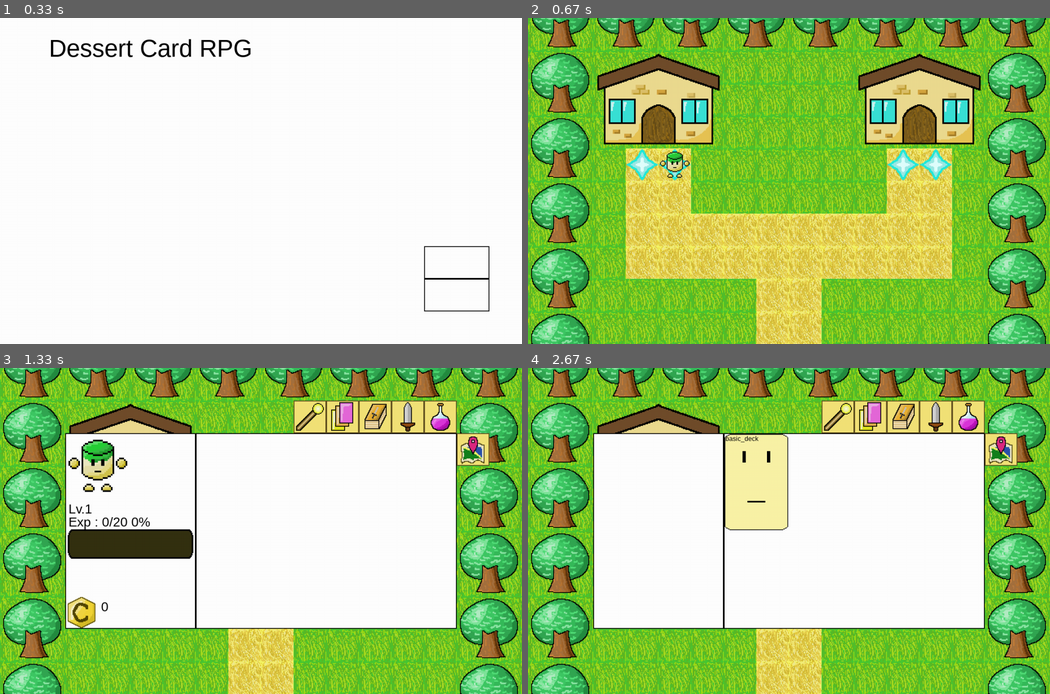
Above: before the commit, frames 1-4 (two rows, left to right).
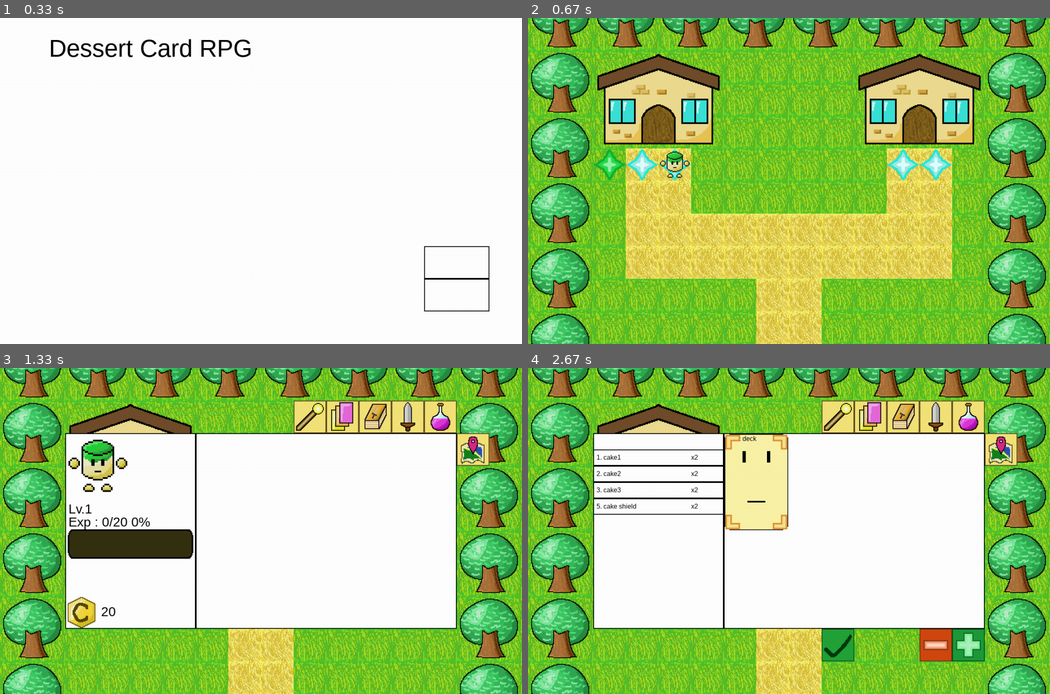
Above: after the commit, the same moments.

Repository: pupungeggang2/myfirstpygamecard
Game: pygame game, started from Script/main.py
Two runs of this game, one before a commit and one after it. Both use one fixed random seed, a clock stepped at 60 frames per second and the inputs below.
Inputs (mouse positions are in pixels of both pictures, inside the frame that each line leads up to):
- Up to frame 1 (0.33 s): no input
- Up to frame 2 (0.67 s): click (982, 262) at 0.38 s
- Up to frame 3 (1.33 s): tap I at 0.83 s; press the mouse at (344, 416) at 1.2 s; move the mouse to (250, 504) at 1.3 s
- Up to frame 4 (2.67 s): release the mouse at (689, 592) at 1.43 s; click (903, 416) at 2.05 s; click (768, 452) at 2.55 s

Frame 1 is identical in both runs. In frame 2, 0.2% of the frame differs, in the area x 12-19%, y 40-50%; in frame 3, less than 0.1%; in frame 4, 3.2%, in the area x 12-88%, y 20-91%.

Commit message:
Added Deck Edit

Diff:
--- a/Script/UI.py
+++ b/Script/UI.py
@@ -22,7 +22,7 @@
         player_exp_text = [168, 360]
         player_exp_bar = [160, 392]
         gold_image = [160, 560]
-        player_gold_text = [248, 568]
+        player_gold_text = [248, 580]
 
         card_tab = [800, 80, 80, 80]
         deck_tab = [880, 80, 80, 80]
@@ -37,8 +37,25 @@
         deck_text = [[484, 164], [644, 164], [804, 164], [964, 164], [484, 404], [644, 404], [804, 404], [964, 404]]
         map = [480, 160]
 
+        add_tab = [1040, 640, 80, 80]
+        remove_tab = [960, 640, 80, 80]
+        cancel_tab = [800, 640, 80, 80]
+        ok_tab = [720, 640, 80, 80]
+        deck_temp_name_rect = [480, 640, 320, 80]
+        deck_temp_name_text = [488, 660]
+        deck_card_list = [[160, 200, 320, 40], [160, 240, 320, 40], [160, 280, 320, 40], [160, 320, 320, 40], [160, 360, 320, 40], [160, 400, 320, 40], [160, 440, 320, 40], [160, 480, 320, 40]]
+        deck_card_name_text = [[168, 210], [168, 250], [168, 290], [168, 330], [168, 370], [168, 410], [168, 450], [168, 490]]
+        deck_card_amount_text = [[400, 210], [400, 250], [400, 290], [400, 330], [400, 370], [400, 410], [400, 450], [400, 490]]
+
     class Shop():
         rect = [160, 160, 960, 480]
+        item_list = [[160, 160, 800, 80], [160, 240, 800, 80], [160, 320, 800, 80], [160, 400, 800, 80], [160, 480, 800, 80]]
+        buy_button = [[880, 160, 80, 80], [880, 240, 80, 80], [880, 320, 80, 80], [880, 400, 80, 80], [880, 480, 80, 80]]
+        item_name_text = [[168, 180], [168, 260], [168, 340], [168, 420], [168, 500]]
+        item_gold_image = [[720, 160], [720, 240], [720, 320], [720, 400], [720, 480]]
+        item_gold_text = [[800, 180], [800, 260], [800, 340], [800, 420], [800, 500]]
+        gold_image = [960, 160]
+        player_gold_text = [1048, 180]
 
 class Battle():
     title_text = [320, 10]
--- a/Script/battlefunction.py
+++ b/Script/battlefunction.py
@@ -32,10 +32,10 @@
 def battle_deck_generate():
     var.Player_Battle.deck = []
 
-    for i in range(len(var.Player_Info.deck[var.Player_Info.selected_deck]['card'])):
-        for j in range(var.Player_Info.deck[var.Player_Info.selected_deck]['card'][i][1]):
-            tmp_ID = var.Player_Info.deck[var.Player_Info.selected_deck]['card'][i][0]
-            tmp_card = {'ID' : var.Player_Info.deck[var.Player_Info.selected_deck]['card'][i][0],
+    for i in range(len(var.Player_Info.deck[var.Player_Info.battle_deck]['card'])):
+        for j in range(var.Player_Info.deck[var.Player_Info.battle_deck]['card'][i][1]):
+            tmp_ID = var.Player_Info.deck[var.Player_Info.battle_deck]['card'][i][0]
+            tmp_card = {'ID' : var.Player_Info.deck[var.Player_Info.battle_deck]['card'][i][0],
                         'name' : cd.card[tmp_ID]['name'],
                         'type' : cd.card[tmp_ID]['type'],
                         'element' : cd.card[tmp_ID]['element'],
@@ -148,6 +148,16 @@
                     'attack' : 0}
         summon_unit(tmp_unit, input)
 
+        effect = card['effect'].split(',')
+
+        for i in range(len(effect)):
+            tmp_effect = effect[i].split(':')
+
+            if len(tmp_effect) == 2:
+                if tmp_effect[0] == 'play':
+                    if tmp_effect[1] == 'draw1':
+                        draw_card_from_deck()
+
 def card_release():
     var.battle_input = ''
     var.Player_Battle.selected_card = -1
--- a/Script/carddata.py
+++ b/Script/carddata.py
@@ -2,7 +2,8 @@
     10001 : {'name' : 'cake1', 'type' : 'unit', 'element' : 'normal', 'rarity' : 'basic', 'energy' : 1, 'stat' : [1,2], 'effect' : '', 'play' : ['u','pe','']},
     10002 : {'name' : 'cake2', 'type' : 'unit', 'element' : 'normal', 'rarity' : 'basic', 'energy' : 2, 'stat' : [2,3], 'effect' : '', 'play' : ['u','pe','']},
     10003 : {'name' : 'cake3', 'type' : 'unit', 'element' : 'normal', 'rarity' : 'basic', 'energy' : 3, 'stat' : [3,4], 'effect' : '', 'play' : ['u','pe','']},
-    10004 : {'name' : 'cake shield', 'type' : 'unit', 'element' : 'normal', 'rarity' : 'basic' , 'energy' : 5, 'stat' : [5,5], 'effect' : 'Protect', 'play' : ['u','pe','']}
+    10004 : {'name' : 'cake shield', 'type' : 'unit', 'element' : 'normal', 'rarity' : 'basic' , 'energy' : 5, 'stat' : [5,5], 'effect' : 'Protect', 'play' : ['u','pe','']},
+    10101 : {'name' : 'cake engineer', 'type' : 'unit', 'element' : 'normal', 'rarity' : 'common', 'energy' : 3, 'stat' : [3,3], 'effect' : 'play:draw1', 'play' : ['u','pe','']}
 }
 
 card_description = {
@@ -10,4 +11,5 @@
     10002 : '',
     10003 : '',
     10004 : 'Protect',
+    10101 : 'Play : Draw a card.',
 }
--- a/Script/design.py
+++ b/Script/design.py
@@ -9,11 +9,12 @@
     normal_text_small = pygame.font.SysFont('Arial', 24)
     card_energy = pygame.font.SysFont('Arial', 28)
     card_name = pygame.font.SysFont('Arial', 16)
-    card_description = pygame.font.SysFont('Arial', 16)
+    card_description = pygame.font.SysFont('Arial', 14)
     card_stat = pygame.font.SysFont('Arial', 24)
 
 class Color():
     black = (0, 0, 0)
+    red = (255, 0, 0)
     green = (0, 255, 0)
     blue = (0, 0, 255)
     yellow = (255, 255, 0)
--- a/Script/displayfunction.py
+++ b/Script/displayfunction.py
@@ -5,6 +5,7 @@
 import design
 
 import var
+import shop
 import carddata as cd
 
 def place_animation_handle():
@@ -71,6 +72,10 @@
 def terrain_display():
     var.screen.blit(img.place[var.Field.place], [0 - var.Camera.x, 0 - var.Camera.y])
 
+def interaction_display():
+    for i in range(len(var.Field.interaction)):
+        var.screen.blit(img.misc['interaction'], [var.Field.interaction[i][0][0] - var.Camera.x, var.Field.interaction[i][0][1] - var.Camera.y])
+
 def player_display():
     var.screen.blit(img.hero[var.Player_Field.face], [var.Player_Field.position[0] - var.Camera.x, var.Player_Field.position[1] - var.Camera.y])
 
@@ -119,7 +124,7 @@
     pygame.draw.rect(var.screen, design.Color.white, UI.Field.Inventory.content)
     pygame.draw.rect(var.screen, design.Color.black, UI.Field.Inventory.content, 2)
 
-    if var.state_inventory != 'deck':
+    if var.state_inventory != 'deck' and var.state_inventory != 'deck_edit' and var.state_inventory != 'deck_create':
         player_profile_display()
 
     if var.state_inventory == 'card':
@@ -130,6 +135,9 @@
 
     elif var.state_inventory == 'map':
         inventory_map_display()
+
+    elif var.state_inventory == 'deck_edit' or var.state_inventory == 'deck_create':
+        deck_edit_display(var.Player_Info.deck_tmp)
 
 def player_profile_display():
     var.screen.blit(img.card_image[1000], UI.Field.Inventory.player_profile_image)
@@ -164,6 +172,16 @@
             var.screen.blit(img.card_back[var.Player_Info.deck[i]['back']], UI.Field.Inventory.card_list[i][:2])
             var.screen.blit(design.Font.card_name.render(var.Player_Info.deck[i]['name'], True, design.Color.black), UI.Field.Inventory.deck_text[i])
 
+    var.screen.blit(img.misc['add'], UI.Field.Inventory.add_tab)
+    var.screen.blit(img.misc['remove'], UI.Field.Inventory.remove_tab)
+    var.screen.blit(img.misc['ok_small'], UI.Field.Inventory.ok_tab)
+
+    if var.Player_Info.selected_deck != -1 and var.Player_Info.selected_deck < len(var.Player_Info.deck):
+        deck_display(var.Player_Info.deck[var.Player_Info.selected_deck])
+
+    if var.Player_Info.selected_deck != -1:
+        var.screen.blit(img.misc['select_frame_card'], UI.Field.Inventory.card_list[var.Player_Info.selected_deck])
+
 def inventory_map_display():
     var.screen.blit(img.place['map'], UI.Field.Inventory.map)
 
@@ -172,6 +190,49 @@
     var.map_surface.fill(design.Color.green)
     var.screen.blit(var.map_surface, UI.map_places[var.Field.place][:2])
 
+def deck_edit_display(deck):
+    inventory_card_display()
+    deck_display(deck)
+
+    pygame.draw.rect(var.screen, design.Color.white, UI.Field.Inventory.deck_temp_name_rect)
+    pygame.draw.rect(var.screen, design.Color.black, UI.Field.Inventory.deck_temp_name_rect, 2)
+    var.screen.blit(design.Font.normal_text_large.render(var.Player_Info.deck_tmp['name'], True, design.Color.black), UI.Field.Inventory.deck_temp_name_text)
+
+    var.screen.blit(img.misc['ok_small'], UI.Field.Inventory.add_tab)
+    var.screen.blit(img.misc['cancel_small'], UI.Field.Inventory.remove_tab)
+
+def deck_display(deck):
+    for i in range(8):
+        if i < len(deck['card']):
+            pygame.draw.rect(var.screen, design.Color.black, UI.Field.Inventory.deck_card_list[i], 2)
+            tmp_txt = str(cd.card[deck['card'][i][0]]['energy']) + '. ' + cd.card[deck['card'][i][0]]['name']
+            var.screen.blit(design.Font.card_name.render(tmp_txt, True, design.Color.black), UI.Field.Inventory.deck_card_name_text[i])
+            var.screen.blit(design.Font.card_name.render('x' + str(deck['card'][i][1]), True, design.Color.black), UI.Field.Inventory.deck_card_amount_text[i])
+
+def shop_display():
+    pygame.draw.rect(var.screen, design.Color.white, UI.Field.Shop.rect)
+    pygame.draw.rect(var.screen, design.Color.black, UI.Field.Shop.rect, 2)
+
+    for i in range(5):
+        pygame.draw.rect(var.screen, design.Color.black, UI.Field.Shop.item_list[i], 2)
+        pygame.draw.rect(var.screen, design.Color.black, UI.Field.Shop.buy_button[i], 2)
+
+        if i < len(shop.shop[var.Field.shop_ID]['item_list']):
+            tmp_ID = shop.shop[var.Field.shop_ID]['item_list'][i]['ID']
+
+            if shop.shop[var.Field.shop_ID]['item_list'][i]['sold'] == False:
+                pygame.draw.rect(var.screen, design.Color.green, UI.Field.Shop.buy_button[i])
+
+            else:
+                pygame.draw.rect(var.screen, design.Color.red, UI.Field.Shop.buy_button[i])
+
+            var.screen.blit(img.misc['gold'], UI.Field.Shop.item_gold_image[i])
+            var.screen.blit(design.Font.normal_text_large.render(shop.item[tmp_ID]['name'], True, design.Color.black), UI.Field.Shop.item_name_text[i])
+            var.screen.blit(design.Font.normal_text_large.render(str(shop.item[tmp_ID]['gold']), True, design.Color.black), UI.Field.Shop.item_gold_text[i])
+
+        var.screen.blit(img.misc['gold'], UI.Field.Shop.gold_image)
+        var.screen.blit(design.Font.normal_text_large.render(str(var.Player_Info.gold), True, design.Color.black), UI.Field.Shop.player_gold_text)
+
 def battle_start_display():
     pygame.draw.rect(var.screen, design.Color.white, UI.Battle.Start.rect)
     pygame.draw.rect(var.screen, design.Color.black, UI.Battle.Start.rect, 2)
--- a/Script/field.py
+++ b/Script/field.py
@@ -22,20 +22,24 @@
     if var.Animation.scene_transition_field == True:
         df.screen_transition_to_field_handle()
 
+    key_press_handle()
     display()
-    key_press_handle()
     scene_change()
     player_move()
 
 def display():
     var.screen.fill(design.Color.white)
     df.terrain_display()
+    df.interaction_display()
     df.player_display()
     df.enemy_display()
     df.place_display()
 
     if var.state == 'inventory':
         df.inventory_display()
+
+    if var.state == 'shop':
+        df.shop_display()
 
     df.scene_transtition_display()
     df.scene_transtition_field_display()
@@ -112,33 +116,89 @@
 def mouse_up_handle():
     mouse = pygame.mouse.get_pos()
 
-    if iff.point_inside_rect(mouse[0], mouse[1], UI.Field.Inventory.skill_tab[0], UI.Field.Inventory.skill_tab[1], UI.Field.Inventory.skill_tab[2], UI.Field.Inventory.skill_tab[3]):
-        var.state_inventory = 'skill_tree'
-
-    elif iff.point_inside_rect(mouse[0], mouse[1], UI.Field.Inventory.card_tab[0], UI.Field.Inventory.card_tab[1], UI.Field.Inventory.card_tab[2], UI.Field.Inventory.card_tab[3]):
-        var.state_inventory = 'card'
-        var.inventory_page = 0
-
-    elif iff.point_inside_rect(mouse[0], mouse[1], UI.Field.Inventory.deck_tab[0], UI.Field.Inventory.deck_tab[1], UI.Field.Inventory.deck_tab[2], UI.Field.Inventory.deck_tab[3]):
-        var.state_inventory = 'deck'
-
-    elif iff.point_inside_rect(mouse[0], mouse[1], UI.Field.Inventory.equip_tab[0], UI.Field.Inventory.equip_tab[1], UI.Field.Inventory.equip_tab[2], UI.Field.Inventory.equip_tab[3]):
-        var.state_inventory = 'equip'
-
-    elif iff.point_inside_rect(mouse[0], mouse[1], UI.Field.Inventory.item_tab[0], UI.Field.Inventory.item_tab[1], UI.Field.Inventory.item_tab[2], UI.Field.Inventory.item_tab[3]):
-        var.state_inventory = 'item'
-
-    elif iff.point_inside_rect(mouse[0], mouse[1], UI.Field.Inventory.map_tab[0], UI.Field.Inventory.map_tab[1], UI.Field.Inventory.map_tab[2], UI.Field.Inventory.map_tab[3]):
-        var.state_inventory = 'map'
+    if var.state == 'inventory':
+        if iff.point_inside_rect(mouse[0], mouse[1], UI.Field.Inventory.skill_tab[0], UI.Field.Inventory.skill_tab[1], UI.Field.Inventory.skill_tab[2], UI.Field.Inventory.skill_tab[3]):
+            var.state_inventory = 'skill_tree'
+
+        elif iff.point_inside_rect(mouse[0], mouse[1], UI.Field.Inventory.card_tab[0], UI.Field.Inventory.card_tab[1], UI.Field.Inventory.card_tab[2], UI.Field.Inventory.card_tab[3]):
+            var.state_inventory = 'card'
+            var.inventory_page = 0
+
+        elif iff.point_inside_rect(mouse[0], mouse[1], UI.Field.Inventory.deck_tab[0], UI.Field.Inventory.deck_tab[1], UI.Field.Inventory.deck_tab[2], UI.Field.Inventory.deck_tab[3]):
+            var.state_inventory = 'deck'
+            var.Player_Info.selected_deck = -1
+
+        elif iff.point_inside_rect(mouse[0], mouse[1], UI.Field.Inventory.equip_tab[0], UI.Field.Inventory.equip_tab[1], UI.Field.Inventory.equip_tab[2], UI.Field.Inventory.equip_tab[3]):
+            var.state_inventory = 'equip'
+
+        elif iff.point_inside_rect(mouse[0], mouse[1], UI.Field.Inventory.item_tab[0], UI.Field.Inventory.item_tab[1], UI.Field.Inventory.item_tab[2], UI.Field.Inventory.item_tab[3]):
+            var.state_inventory = 'item'
+
+        elif iff.point_inside_rect(mouse[0], mouse[1], UI.Field.Inventory.map_tab[0], UI.Field.Inventory.map_tab[1], UI.Field.Inventory.map_tab[2], UI.Field.Inventory.map_tab[3]):
+            var.state_inventory = 'map'
+
+        if var.state_inventory == 'deck':
+            if iff.point_inside_rect(mouse[0], mouse[1], UI.Field.Inventory.add_tab[0], UI.Field.Inventory.add_tab[1], UI.Field.Inventory.add_tab[2], UI.Field.Inventory.add_tab[3]):
+                var.state_inventory = 'deck_create'
+                var.Player_Info.deck_tmp = {'name' : 'New Deck', 'back' : 'basic_1', 'card' : []}
+
+            if iff.point_inside_rect(mouse[0], mouse[1], UI.Field.Inventory.ok_tab[0], UI.Field.Inventory.ok_tab[1], UI.Field.Inventory.ok_tab[2], UI.Field.Inventory.ok_tab[3]):
+                if var.Player_Info.selected_deck < len(var.Player_Info.deck):
+                    var.Player_Info.battle_deck = var.Player_Info.selected_deck
+
+            for i in range(len(var.Player_Info.deck)):
+                if iff.point_inside_rect(mouse[0], mouse[1], UI.Field.Inventory.card_list[i][0], UI.Field.Inventory.card_list[i][1], UI.Field.Inventory.card_list[i][2], UI.Field.Inventory.card_list[i][3]):
+                    if i != var.Player_Info.selected_deck and i < len(var.Player_Info.deck):
+                        var.Player_Info.selected_deck = i
+
+                    elif i == var.Player_Info.selected_deck and i < len(var.Player_Info.deck):
+                        var.state_inventory = 'deck_edit'
+                        ff.tmp_deck_copy()
+
+        elif var.state_inventory == 'deck_edit' or var.state_inventory == 'deck_create':
+            if iff.point_inside_rect(mouse[0], mouse[1], UI.Field.Inventory.add_tab[0], UI.Field.Inventory.add_tab[1], UI.Field.Inventory.add_tab[2], UI.Field.Inventory.add_tab[3]):
+                if var.state_inventory == 'deck_edit':
+                    ff.deck_save(0)
+                else:
+                    ff.deck_save(1)
+
+            elif iff.point_inside_rect(mouse[0], mouse[1], UI.Field.Inventory.remove_tab[0], UI.Field.Inventory.remove_tab[1], UI.Field.Inventory.remove_tab[2], UI.Field.Inventory.remove_tab[3]):
+                ff.deck_discard()
+
+            for i in range(8):
+                if iff.point_inside_rect(mouse[0], mouse[1], UI.Field.Inventory.card_list[i][0], UI.Field.Inventory.card_list[i][1], UI.Field.Inventory.card_list[i][2], UI.Field.Inventory.card_list[i][3]):
+                    if i < len(var.Player_Info.Inventory.card):
+                        ff.add_card_to_deck(var.Player_Info.Inventory.card[i][0])
+                        break
+
+            for i in range(8):
+                if iff.point_inside_rect(mouse[0], mouse[1], UI.Field.Inventory.deck_card_list[i][0], UI.Field.Inventory.deck_card_list[i][1], UI.Field.Inventory.deck_card_list[i][2], UI.Field.Inventory.deck_card_list[i][3]):
+                    if i < len(var.Player_Info.deck_tmp['card']):
+                        ff.remove_card_from_deck(i)
+
+    elif var.state == 'shop':
+        for i in range(5):
+            if iff.point_inside_rect(mouse[0], mouse[1], UI.Field.Shop.buy_button[i][0], UI.Field.Shop.buy_button[i][1], UI.Field.Shop.buy_button[i][2], UI.Field.Shop.buy_button[i][3]):
+                ff.buy_item(i)
 
 def key_down_handle():
     if var.Input.Keyboard.key == 105:
         if var.state == 'inventory':
-            var.state = ''
+            if var.state_inventory != 'deck_edit' and var.state_inventory != 'deck_create':
+                var.state = ''
+
         elif var.state == '':
             var.state = 'inventory'
             var.state_inventory = ''
 
+    if var.Input.Keyboard.key == 101:
+        if var.state == '':
+            ff.interaction_handle()
+
+        elif var.state == 'shop':
+            var.state = ''
+
+
 def key_press_handle():
     direction = {97 : 'left', 100 : 'right', 119 : 'up', 115 : 'down'}
 
--- a/Script/fielddata.py
+++ b/Script/fielddata.py
@@ -136,7 +136,9 @@
        [[160, 400], 'dialogue', 1]
     ],
     'field_1' : [],
-    'field_village' : [],
+    'field_village' : [
+        [[560, 1200], 'shop', 1001],
+    ],
     'field_2' : [],
     'field_final' : []
 }
--- a/Script/fieldfunction.py
+++ b/Script/fieldfunction.py
@@ -1,4 +1,7 @@
 import var
+
+import shop
+import carddata as cd
 import fielddata as fd
 
 def field_load(place):
@@ -78,3 +81,79 @@
                 var.Animation.place_box_rect = [40, -120, 240, 80]
 
                 break
+
+def tmp_deck_copy():
+    var.Player_Info.deck_tmp = {}
+    var.Player_Info.deck_tmp['name'] = var.Player_Info.deck[var.Player_Info.selected_deck]['name']
+    var.Player_Info.deck_tmp['back'] = 'basic_1'
+    var.Player_Info.deck_tmp['card'] = []
+
+    for i in range(len(var.Player_Info.deck[var.Player_Info.selected_deck]['card'])):
+        var.Player_Info.deck_tmp['card'].append([var.Player_Info.deck[var.Player_Info.selected_deck]['card'][i][0], var.Player_Info.deck[var.Player_Info.selected_deck]['card'][i][1], var.Player_Info.deck[var.Player_Info.selected_deck]['card'][i][2]])
+
+def add_card_to_deck(card_ID):
+    if len(var.Player_Info.deck_tmp['card']) == 0:
+        var.Player_Info.deck_tmp['card'].append([card_ID, 1, 0])
+
+    else:
+        for i in range(len(var.Player_Info.deck_tmp['card'])):
+            if card_ID == var.Player_Info.deck_tmp['card'][i][0]:
+                if var.Player_Info.deck_tmp['card'][i][1] < 2:
+                    var.Player_Info.deck_tmp['card'][i][1] += 1
+                break
+
+            if i == len(var.Player_Info.deck_tmp['card']) - 1:
+                var.Player_Info.deck_tmp['card'].append([card_ID, 1, 0])
+                tmp_deck_sort()
+
+def remove_card_from_deck(position):
+    if var.Player_Info.deck_tmp['card'][position][1] == 1:
+        var.Player_Info.deck_tmp['card'].pop(position)
+
+    else:
+        var.Player_Info.deck_tmp['card'][position][1] -= 1
+
+def tmp_deck_sort():
+    for i in range(len(var.Player_Info.deck_tmp['card']) - 1, 0, -1):
+        for j in range(0, i):
+            energy_1 = cd.card[var.Player_Info.deck_tmp['card'][j][0]]['energy']
+            energy_2 = cd.card[var.Player_Info.deck_tmp['card'][j + 1][0]]['energy']
+
+            if energy_1 > energy_2 or (energy_1 == energy_2 and var.Player_Info.deck_tmp['card'][j][0] > var.Player_Info.deck_tmp['card'][j + 1][0]):
+                tmp = var.Player_Info.deck_tmp['card'][j]
+                var.Player_Info.deck_tmp['card'][j] = var.Player_Info.deck_tmp['card'][j + 1]
+                var.Player_Info.deck_tmp['card'][j + 1] = tmp
+
+def deck_save(add_mode):
+    if add_mode == 1:
+        var.Player_Info.deck.append(var.Player_Info.deck_tmp)
+
+    else:
+        var.Player_Info.deck[var.Player_Info.selected_deck] = var.Player_Info.deck_tmp
+
+    var.Player_Info.deck_tmp = {'name' : '', 'back' : 'basic_1', 'card' : []}
+    var.state_inventory = 'deck'
+    var.Player_Info.selected_deck = -1
+
+def deck_discard():
+    var.Player_Info.deck_tmp = {'name' : '', 'back' : 'basic_1', 'card' : []}
+    var.state_inventory = 'deck'
+    var.Player_Info.selected_deck = -1
+
+def interaction_handle():
+    for i in range(len(var.Field.interaction)):
+        if var.Player_Field.position[0] == var.Field.interaction[i][0][0] and var.Player_Field.position[1] == var.Field.interaction[i][0][1]:
+            if var.Field.interaction[i][1] == 'shop':
+                var.state = 'shop'
+                var.Field.shop_ID = var.Field.interaction[i][2]
+
+def buy_item(shop_position):
+    if shop_position < len(shop.shop[var.Field.shop_ID]['item_list']):
+        tmp_item = shop.item[shop.shop[var.Field.shop_ID]['item_list'][shop_position]['ID']]
+
+        if var.Player_Info.gold >= tmp_item['gold'] and shop.shop[var.Field.shop_ID]['item_list'][shop_position]['sold'] == False:
+            var.Player_Info.gold -= tmp_item['gold']
+            shop.shop[var.Field.shop_ID]['item_list'][shop_position]['sold'] = True
+
+            if tmp_item['type'] == 'card':
+                var.Player_Info.Inventory.card.append([tmp_item['item_ID'], 2, 0])
--- a/Script/img.py
+++ b/Script/img.py
@@ -47,6 +47,7 @@
     card_image[10002] = pygame.image.load('../Image/Card/Card10002.png')
     card_image[10003] = pygame.image.load('../Image/Card/Card10003.png')
     card_image[10004] = pygame.image.load('../Image/Card/Card10004.png')
+    card_image[10101] = pygame.image.load('../Image/Card/Card10101.png')
     card_image[20001] = pygame.image.load('../Image/Card/Card20001.png')
 
     energy['full'] = pygame.image.load('../Image/EnergyOrbFull.png')
@@ -74,3 +75,8 @@
     misc['select_frame'] = pygame.image.load('../Image/SelectFrame.png')
     misc['attack_frame'] = pygame.image.load('../Image/AttackFrame.png')
     misc['gold'] = pygame.image.load('../Image/Gold.png')
+    misc['interaction'] = pygame.image.load('../Image/Terrain/Interaction.png')
+    misc['add'] = pygame.image.load('../Image/Add.png')
+    misc['remove'] = pygame.image.load('../Image/Remove.png')
+    misc['cancel_small'] = pygame.image.load('../Image/CancelSmall.png')
+    misc['ok_small'] = pygame.image.load('../Image/OKSmall.png')
--- a/Script/main.py
+++ b/Script/main.py
@@ -76,5 +76,4 @@
     main()
 
 except:
-    print(var.state)
     traceback.print_exc()
--- /dev/null
+++ b/Script/shop.py
@@ -0,0 +1,7 @@
+shop = {
+    1001 : {'item_list' : [{'ID' : 1, 'sold' : False}]}
+}
+
+item = {
+    1 : {'type' : 'card', 'name' : 'cake engineer', 'item_ID' : 10101, 'gold' : 30}
+}
--- a/Script/var.py
+++ b/Script/var.py
@@ -45,6 +45,7 @@
     interaction = []
     connection = []
     enemy = []
+    shop_ID = -1
 
 class Player_Field():
     position = [320, 400]
@@ -57,12 +58,14 @@
     level = 1
     exp = 0
     exp_max = 20
-    gold = 0
+    gold = 20
 
     skill_tree = []
 
-    deck = [{'name' : 'basic_deck', 'back' : 'basic_1', 'card' : [[10001, 2, 0], [10002, 2, 0], [10003, 2, 0], [10004, 2, 0]]}]
-    selected_deck = 0
+    battle_deck = 0
+    selected_deck = -1
+    deck = [{'name' : 'basic deck', 'back' : 'basic_1', 'card' : [[10001, 2, 0], [10002, 2, 0], [10003, 2, 0], [10004, 2, 0]]}]
+    deck_tmp = {'name' : '', 'back' : 'basic_1', 'card' : []}
 
     class Inventory():
         card = [[10001, 2, 0], [10002, 2, 0], [10003, 2, 0], [10004, 2, 0]]
Binary file added: AssetOriginal/Add.png
Binary file added: AssetOriginal/CancelSmall.png
Binary file added: AssetOriginal/Card10101.png
Binary file added: AssetOriginal/OKSmall.png
Binary file added: AssetOriginal/Remove.png
Binary file added: Image/Add.png
Binary file added: Image/CancelSmall.png
Binary file added: Image/Card/Card10101.png
Binary file added: Image/OKSmall.png
Binary file added: Image/Remove.png
Binary file added: Image/Terrain/Interaction.png
